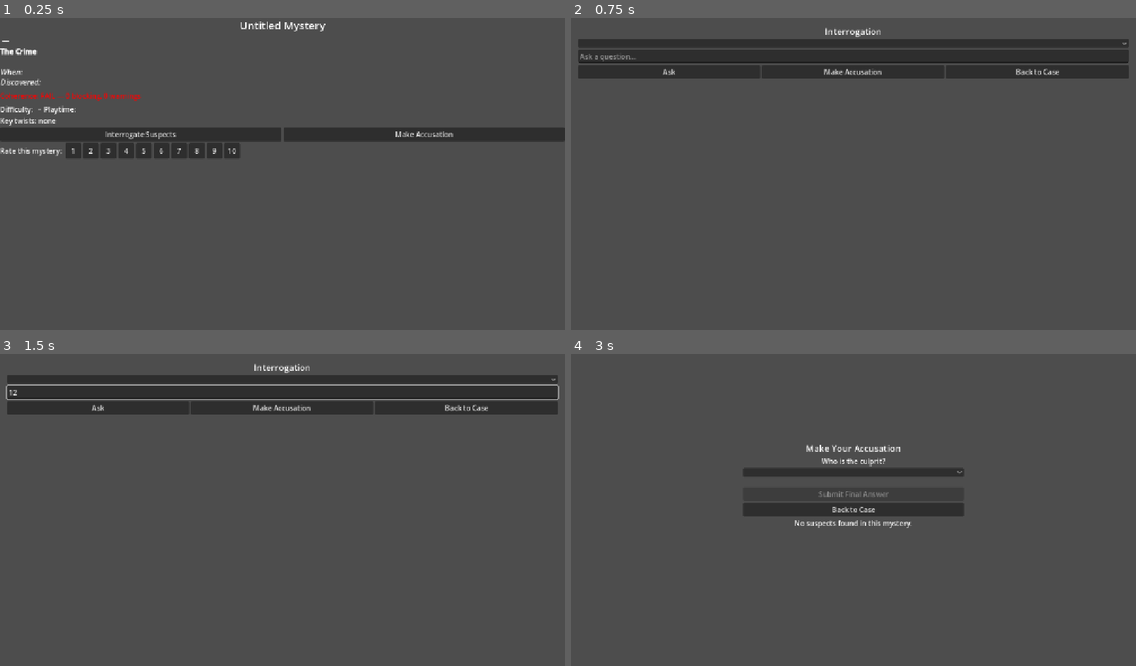
Above: before the commit, frames 1-4 (two rows, left to right).
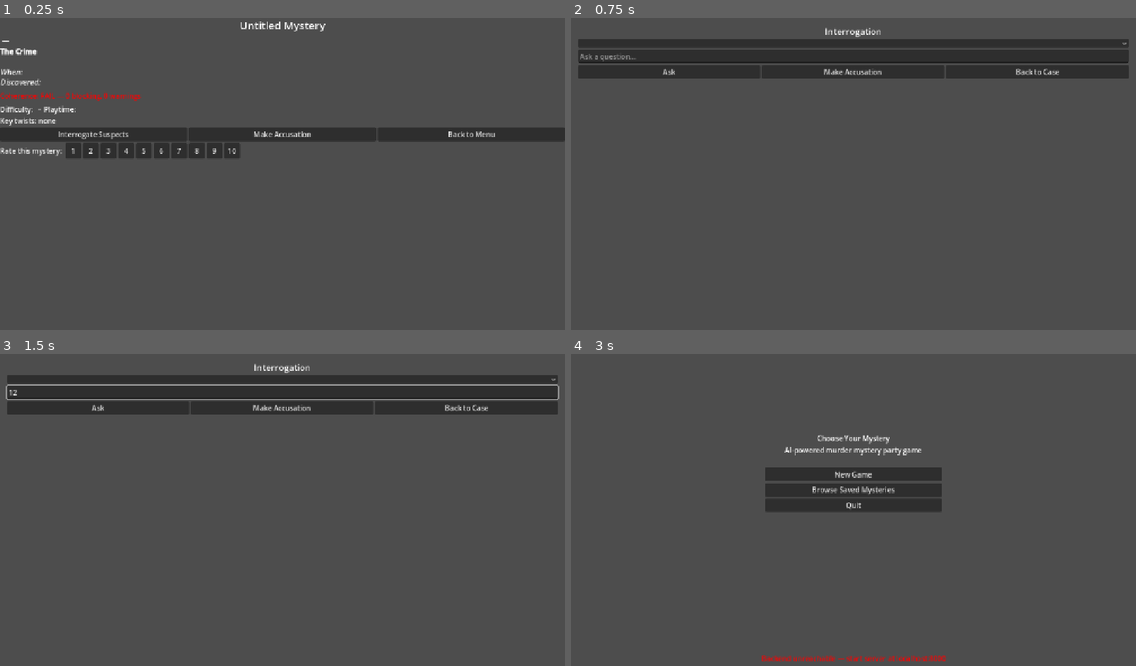
Above: after the commit, the same moments.

Repository: Blutomania/SocialGaming
Game: Godot game, scene res://scenes/ui/CaseDisplay.tscn
Two runs of this game, one before a commit and one after it. Both use one fixed random seed, a clock stepped at 60 frames per second and the inputs below. This scene is started directly instead of the project's main scene.
Inputs (mouse positions are in pixels of both pictures, inside the frame that each line leads up to):
- Up to frame 1 (0.25 s): no input
- Up to frame 2 (0.75 s): click "Interrogate Suspects" at 0.5 s
- Up to frame 3 (1.5 s): click (282, 391) at 1.27 s; type "12" at 1.35 s
- Up to frame 4 (3 s): click "Back to Case" at 2 s; click (1039, 469) at 2.75 s, where only the run after the commit has a clickable "Back to Menu"

The runs differ from the first frame. In frame 1, 0.6% of the frame differs, in the area x 10-88%, y 35-40%; in frame 2, nothing differs; in frame 3, nothing differs; in frame 4, 3.5%, in the area x 30-70%, y 25-99%.

Commit message:
Phase 2: evidence descriptions, back button, auto-scroll
case_display.gd / CaseDisplay.tscn:
  Evidence rows now show full description (2-sentence blurb) below
  the name+type header. Without this, players had no clues to reason from.
  Added 'Back to Menu' button so players aren't trapped on CaseDisplay.

interrogation.gd:
  Add history_scroll @onready reference.
  Auto-scroll to bottom after each new Q&A entry so latest reply
  is always visible without manual scrolling.

https://claude.ai/code/session_01TNmEDwWqvjfcS5K1QvpccR

Diff:
--- a/godot/scenes/ui/CaseDisplay.tscn
+++ b/godot/scenes/ui/CaseDisplay.tscn
@@ -70,6 +70,11 @@
 size_flags_horizontal = 3
 text = "Make Accusation"
 
+[node name="MainMenuButton" type="Button" parent="ScrollContainer/MainVBox/Buttons"]
+layout_mode = 2
+size_flags_horizontal = 3
+text = "Back to Menu"
+
 [node name="ViabilityRow" type="HBoxContainer" parent="ScrollContainer/MainVBox"]
 layout_mode = 2
 
--- a/godot/scripts/ui/case_display.gd
+++ b/godot/scripts/ui/case_display.gd
@@ -21,6 +21,7 @@
 @onready var gameplay_label: Label = $ScrollContainer/MainVBox/GameplayLabel
 @onready var interrogate_button: Button = $ScrollContainer/MainVBox/Buttons/InterrogateButton
 @onready var accuse_button: Button = $ScrollContainer/MainVBox/Buttons/AccuseButton
+@onready var main_menu_button: Button = $ScrollContainer/MainVBox/Buttons/MainMenuButton
 @onready var viability_hbox: HBoxContainer = $ScrollContainer/MainVBox/ViabilityRow
 @onready var viability_label: Label = $ScrollContainer/MainVBox/ViabilityRow/ViabilityLabel
 
@@ -35,6 +36,7 @@
 	_populate()
 	interrogate_button.pressed.connect(_go_interrogate)
 	accuse_button.pressed.connect(_go_accuse)
+	main_menu_button.pressed.connect(func(): get_tree().change_scene_to_file("res://scenes/ui/MainMenu.tscn"))
 
 func _populate() -> void:
 	title_label.text = _mystery.title
@@ -114,10 +116,22 @@
 
 func _add_evidence_row(ev: MysteryData.EvidenceData) -> void:
 	var relevance_icon := {"critical": "★", "red_herring": "✗", "supporting": "·"}.get(ev.relevance, "·")
-	var lbl := Label.new()
-	lbl.text = "%s [%s] %s (%s)" % [relevance_icon, ev.id, ev.name, ev.type]
-	lbl.autowrap_mode = TextServer.AUTOWRAP_WORD_SMART
-	evidence_container.add_child(lbl)
+	var panel := PanelContainer.new()
+	var vbox := VBoxContainer.new()
+
+	var header := Label.new()
+	header.text = "%s [%s] %s  (%s)" % [relevance_icon, ev.id, ev.name, ev.type]
+	header.modulate = Color.LIGHT_GRAY
+
+	var desc := Label.new()
+	desc.text = ev.description
+	desc.autowrap_mode = TextServer.AUTOWRAP_WORD_SMART
+	desc.add_theme_color_override("font_color", Color(0.85, 0.85, 0.85))
+
+	vbox.add_child(header)
+	vbox.add_child(desc)
+	panel.add_child(vbox)
+	evidence_container.add_child(panel)
 
 func _build_viability_buttons() -> void:
 	# Only free dynamically-added buttons — never free the label (it's a scene node)
--- a/godot/scripts/ui/interrogation.gd
+++ b/godot/scripts/ui/interrogation.gd
@@ -19,6 +19,7 @@
 @onready var back_button: Button = $VBox/ButtonRow/BackButton
 @onready var accuse_button: Button = $VBox/ButtonRow/AccuseButton
 @onready var history_container: VBoxContainer = $VBox/ScrollContainer/HistoryContainer
+@onready var history_scroll: ScrollContainer = $VBox/ScrollContainer
 @onready var status_label: Label = $VBox/StatusLabel
 @onready var spinner: ProgressBar = $VBox/Spinner
 
@@ -107,6 +108,9 @@
 	vbox.add_child(r_label)
 	panel.add_child(vbox)
 	history_container.add_child(panel)
+	# Scroll to bottom after layout settles
+	await get_tree().process_frame
+	history_scroll.scroll_vertical = history_scroll.get_v_scroll_bar().max_value
 
 # ---------------------------------------------------------------------------
 # Navigation
